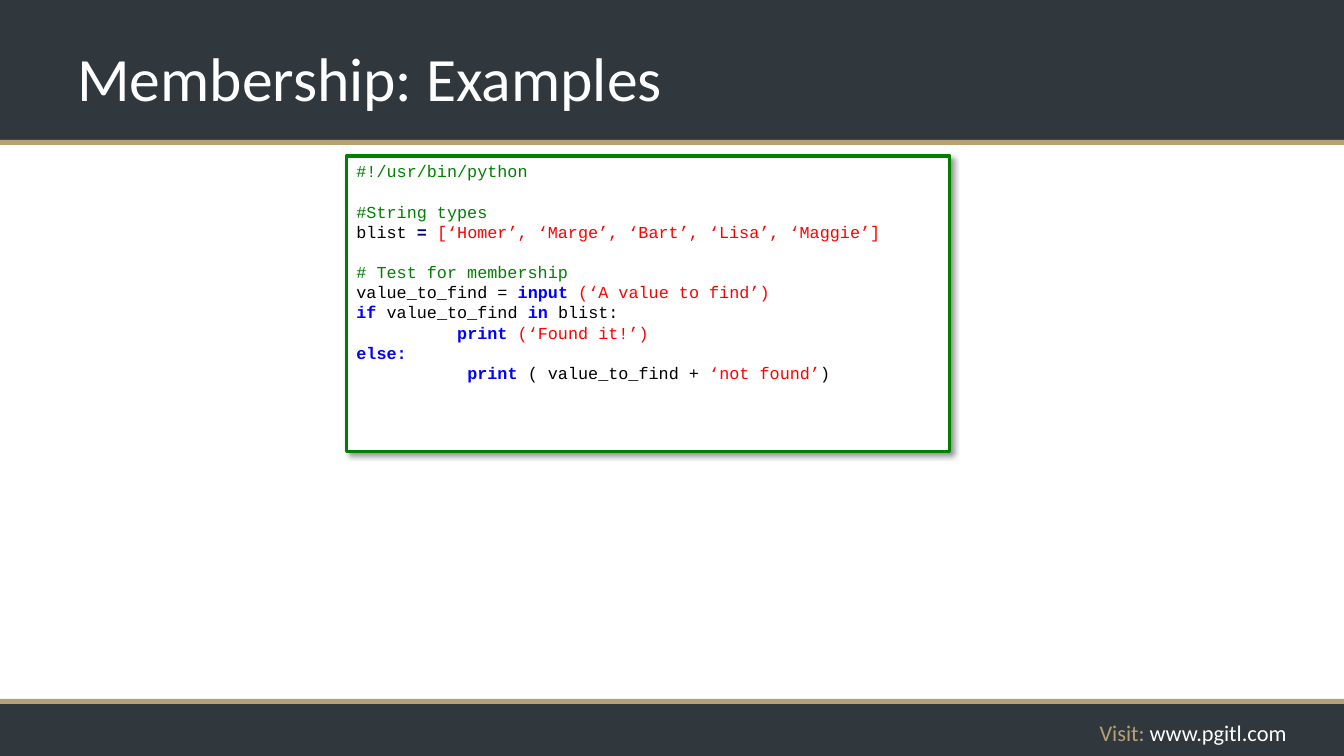
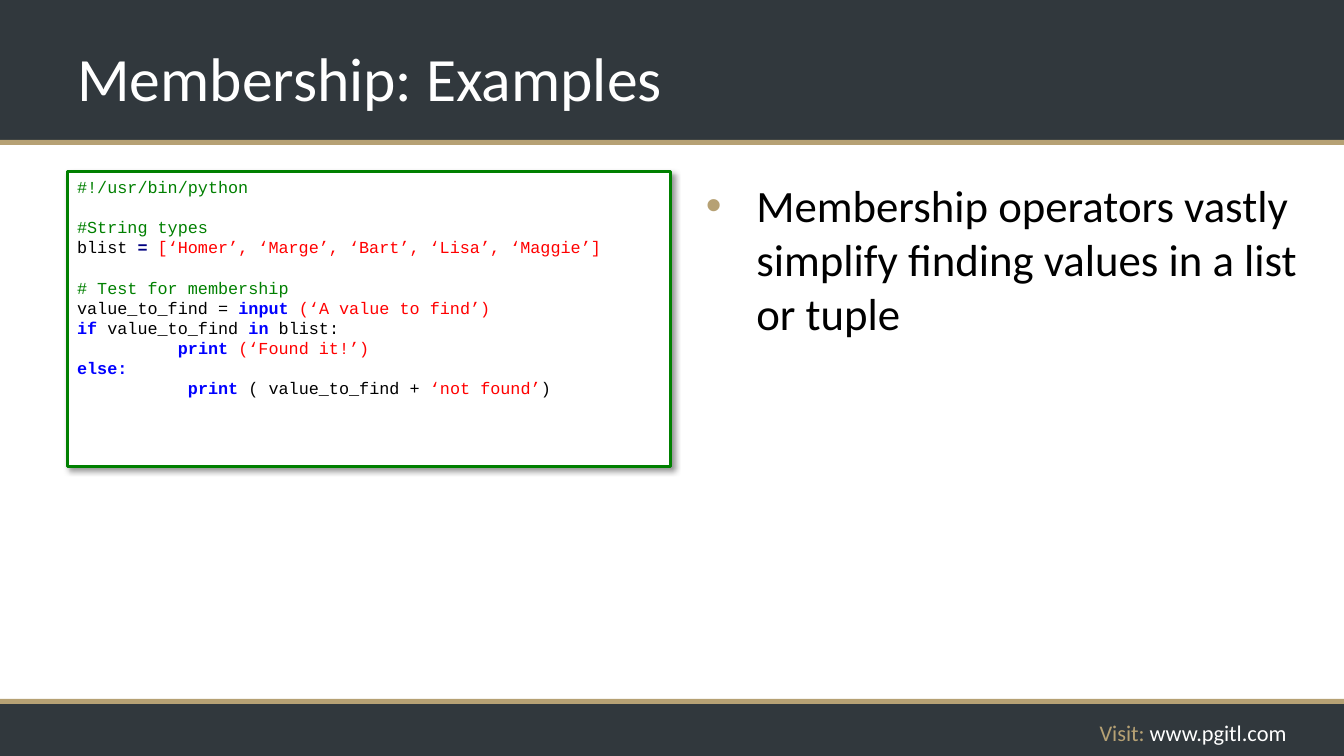
Before and after one commit to rikkouri/project-a, a slide deck: slide 90 of Programming Foundations.pptx (slide 91 before the commit). Drawn at 1344x756 pixels with LibreOffice and Linux fonts; fonts in the diff are those of the drawing; background and template pictures are left out. Boxes give left, top, right and bottom in pixels: in the first picture for what was removed or moved away, otherwise in the second. Text is boxed around its words. In the diff, an @@ line names an element or a change of style, - is before the commit and + after.

Commit message:
Improved membership ops slides and added exercise

```diff
--- a/Programming Foundations.pptx
+++ b/Programming Foundations.pptx
@@ rectangle "#!/usr/bin/python": place and size @@
-rectangle "#!/usr/bin/python" at (347, 156, 950, 452)
+rectangle "#!/usr/bin/python" at (68, 171, 670, 467)
@@ text added at (756, 191, 1297, 338), 32 pt, text #000000 @@
+• Membership operators vastly simplify finding values in a list or tuple
```
Also in this commit, not shown: 2 other slides changed, 3 slides added, 2 slides removed.
